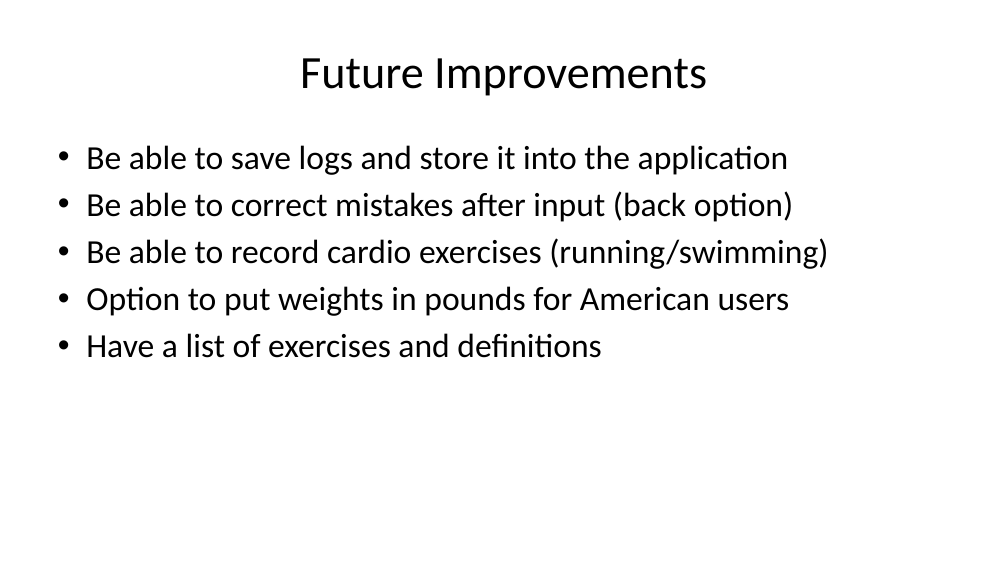
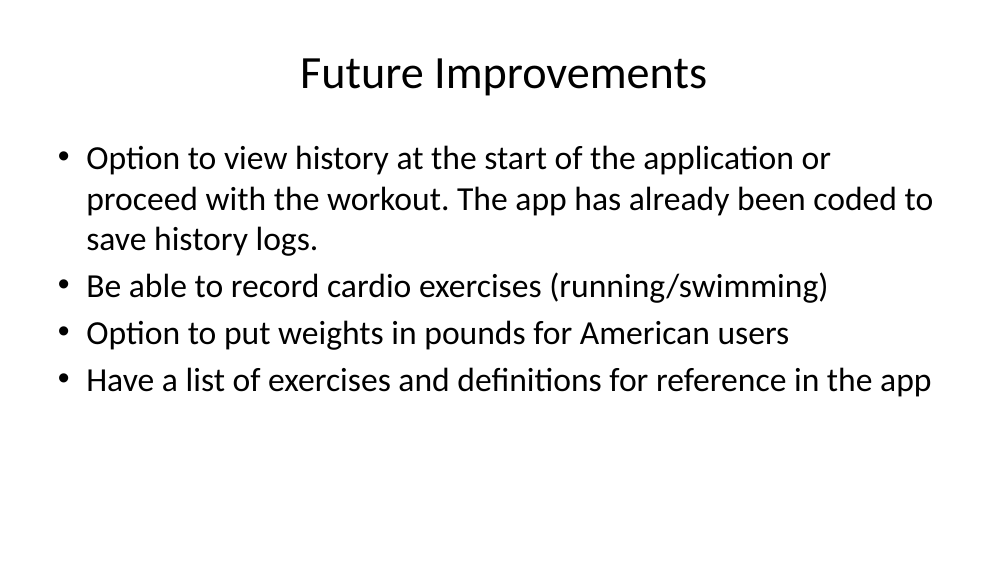
Before and after one commit to janelbrandon/CA_Assessment, a slide deck: slide 8 of ppt/Assignment_A1-1_Presentation.pptx (slide 7 before the commit). Drawn at 1008x567 pixels with LibreOffice and Linux fonts; fonts in the diff are those of the drawing. Boxes give left, top, right and bottom in pixels: in the first picture for what was removed or moved away, otherwise in the second. Text is boxed around its words. In the diff, an @@ line names an element or a change of style, - is before the commit and + after.

```diff
--- a/ppt/Assignment_A1-1_Presentation.pptx
+++ b/ppt/Assignment_A1-1_Presentation.pptx
@@ text at (x1=86, y1=145, x2=934, y2=256): text changed @@
-• Be able to save logs and store it into the application
-• Be able to correct mistakes after input (back option)
+• Option to view history at the start of the application or proceed with the workout. The app has already been coded to save history logs.
@@ text at (x1=86, y1=367, x2=931, y2=397): text changed @@
-• Have a list of exercises and definitions
+• Have a list of exercises and definitions for reference in the app
```
Also in this commit, not shown: 4 other slides changed, 1 slide added, 6 other files.
